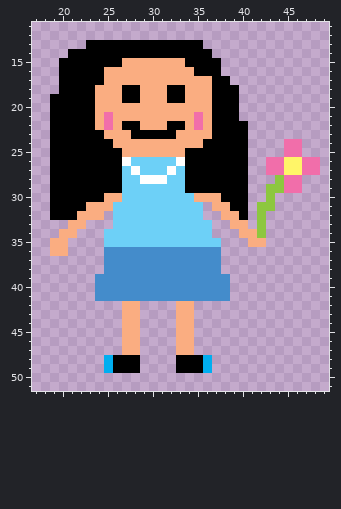
File history of a pixel-art sprite, Maze game/sprites/spr_ella/layers/28e51307-0970-4aa8-a024-01f3f6a9f751/ca5cfd77-63bf-4ff5-9a56-0689b5ea56dc.png. The first picture shows the starting point.
The file is 64x64 pixels. Shown: x 17..49, y 11..51.
And afterwards:
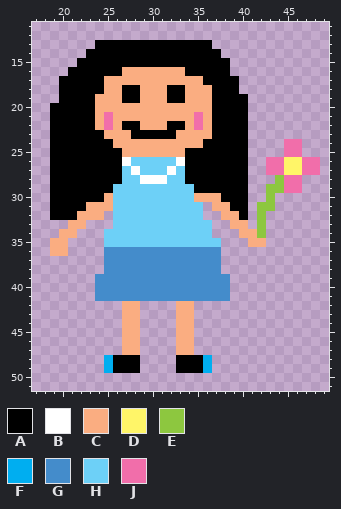
Palette (. is transparent): A #000000  B #ffffff  C #faad81  D #fff568  E #8dc73f  F #00aef0  G #448ccb  H #6dd0f7  J #f16eaa
What changed:
{"y":13,"x":23,"old":"A","new":"."}
{"y":13,"x":36,"old":".","new":"A"}
{"y":14,"x":21,"old":"AA","new":".."}
{"y":14,"x":37,"old":".","new":"A"}
{"y":15,"x":20,"old":"AA","new":".."}
{"y":15,"x":27,"old":"CCCCCCC","new":"AAAAAAA"}
{"y":15,"x":38,"old":".","new":"A"}
{"y":16,"x":20,"old":"A","new":"."}
{"y":16,"x":25,"old":"CC","new":"AA"}
{"y":16,"x":34,"old":"C","new":"A"}
{"y":16,"x":38,"old":".","new":"A"}
{"y":17,"x":36,"old":"C","new":"A"}
{"y":17,"x":39,"old":".","new":"A"}
{"y":18,"x":24,"old":"C","new":"A"}
{"y":19,"x":19,"old":"A","new":"."}
{"y":19,"x":40,"old":".","new":"A"}
{"y":20,"x":40,"old":".","new":"A"}
{"y":21,"x":40,"old":".","new":"A"}
{"y":29,"x":26,"old":"A","new":"H"}
{"y":29,"x":34,"old":"A","new":"H"}
{"y":30,"x":26,"old":"C","new":"H"}
{"label":"changed","picture_box":[50,40,248,121]}
{"label":"changed","picture_box":[113,184,122,202]}
{"label":"changed","picture_box":[185,184,194,193]}
